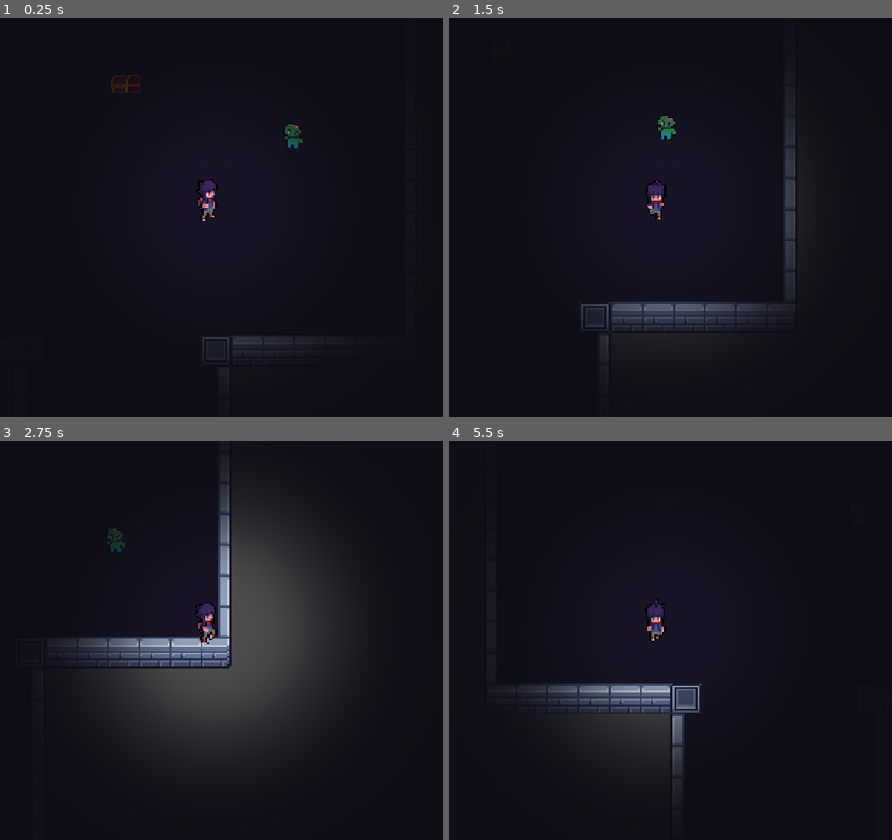
Above: before the commit, frames 1-4 (two rows, left to right).
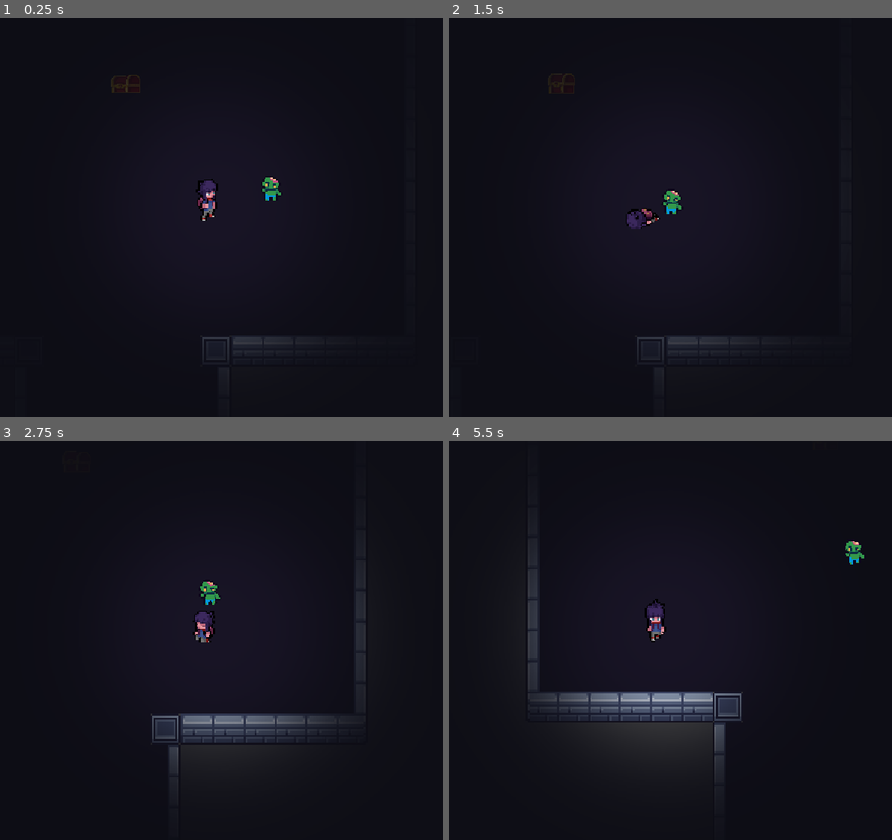
Above: after the commit, the same moments.

Repository: ImStellar0408/Haven-Game-Pepito
Game: Godot game, scene res://scenes/level_base.tscn
Two runs of this game, one before a commit and one after it. Both use one fixed random seed, a clock stepped at 60 frames per second and the inputs below.
Inputs:
- Up to frame 1 (0.25 s): no input
- Up to frame 2 (1.5 s): hold D (right) 0.53-1.28 s; hold E (interact) 0.53-1.28 s; hold S (down) from 1.28 s (still down); tap E (interact) at 1.35 s
- Up to frame 3 (2.75 s): release S (down) at 2.03 s; hold D (right) from 2.03 s (still down); hold E (interact) from 2.03 s (still down)
- Up to frame 4 (5.5 s): release D (right) at 2.78 s; release E (interact) at 2.78 s; hold W (up) 2.78-3.53 s; tap E (interact) at 2.85, 4.35 s; hold E (interact) 3.53-4.28 s; hold A (left) 3.53-5.03 s; hold S (down) from 5.03 s (still down); hold E (interact) from 5.03 s (still down)

The runs differ from the first frame. In frame 1, 0.3% of the frame differs, in the area x 59-69%, y 26-46%; in frame 2, 4.3%; in frame 3, 17%, in the area x 13-83%, y 7-84%; in frame 4, 4.1%.

Commit message:
Muerte

Diff:
--- a/las-flipantes-aventuras-de-pepita-el-humano-/player.gd
+++ b/las-flipantes-aventuras-de-pepita-el-humano-/player.gd
@@ -51,4 +51,7 @@
 
 
 func die() -> void:
+	set_physics_process(false)
 	animated_sprite_2d.play("die")
+	await $AnimatedSprite2D.animation_finished
+	Global.bounce_back()
--- a/las-flipantes-aventuras-de-pepita-el-humano-/scenes/Player.tscn
+++ b/las-flipantes-aventuras-de-pepita-el-humano-/scenes/Player.tscn
@@ -323,7 +323,7 @@
 "duration": 1.0,
 "texture": SubResource("AtlasTexture_0rnld")
 }],
-"loop": 1,
+"loop": 0,
 "name": &"die",
 "speed": 7.0
 }, {
@@ -561,7 +561,7 @@
 }]
 
 [sub_resource type="CapsuleShape2D" id="CapsuleShape2D_dty56"]
-radius = 3.6666667
+radius = 4.3333335
 height = 18.666668
 
 [sub_resource type="Animation" id="Animation_70d11"]
@@ -601,7 +601,7 @@
 &"pepito camipito": SubResource("Animation_cw2d6")
 }
 
-[node name="CharacterBody2D" type="CharacterBody2D" unique_id=1188625172 groups=["player"]]
+[node name="Player" type="CharacterBody2D" unique_id=1188625172 groups=["player"]]
 rotation = -0.08726646
 scale = Vector2(3, 3)
 script = ExtResource("1_cxr5p")
@@ -610,7 +610,6 @@
 [node name="AnimatedSprite2D" type="AnimatedSprite2D" parent="." unique_id=1952971173]
 sprite_frames = SubResource("SpriteFrames_dty56")
 animation = &"die"
-frame_progress = 0.52799565
 
 [node name="CollisionShape2D" type="CollisionShape2D" parent="." unique_id=1983604738]
 position = Vector2(0.3333333, -1.3333334)
--- /dev/null
+++ b/las-flipantes-aventuras-de-pepita-el-humano-/scenes/Zombie - copia.tscn
@@ -0,0 +1,79 @@
+[gd_scene format=3 uid="uid://2hyxg316kjna"]
+
+[ext_resource type="Script" uid="uid://ct5vuo45befns" path="res://scenes/zombie___copia.gd" id="1_4d5nb"]
+[ext_resource type="Texture2D" uid="uid://dlfuxvjvky1ld" path="res://Sprites/zombie/1Zombie-Idle.png" id="1_mauhj"]
+
+[sub_resource type="RectangleShape2D" id="RectangleShape2D_dty56"]
+size = Vector2(10, 15)
+
+[sub_resource type="CircleShape2D" id="CircleShape2D_dqd6t"]
+radius = 12.671053
+
+[sub_resource type="Animation" id="Animation_t3ikf"]
+length = 0.001
+tracks/0/type = "value"
+tracks/0/imported = false
+tracks/0/enabled = true
+tracks/0/path = NodePath("Sprite2D:rotation")
+tracks/0/interp = 1
+tracks/0/loop_wrap = true
+tracks/0/keys = {
+"times": PackedFloat32Array(0),
+"transitions": PackedFloat32Array(1),
+"update": 0,
+"values": [-0.08726646]
+}
+
+[sub_resource type="Animation" id="Animation_yaogc"]
+resource_name = "zombi_camizombi"
+loop_mode = 1
+tracks/0/type = "value"
+tracks/0/imported = false
+tracks/0/enabled = true
+tracks/0/path = NodePath("Sprite2D:rotation")
+tracks/0/interp = 1
+tracks/0/loop_wrap = true
+tracks/0/keys = {
+"times": PackedFloat32Array(0, 0.43333334),
+"transitions": PackedFloat32Array(-2, -2),
+"update": 0,
+"values": [-0.08726646, 0.08726646]
+}
+
+[sub_resource type="AnimationLibrary" id="AnimationLibrary_siap5"]
+_data = {
+&"RESET": SubResource("Animation_t3ikf"),
+&"zombi_camizombi": SubResource("Animation_yaogc")
+}
+
+[sub_resource type="CircleShape2D" id="CircleShape2D_w1hta"]
+radius = 48.99887
+
+[node name="zombi" type="CharacterBody2D" unique_id=1659377620]
+scale = Vector2(3, 3)
+script = ExtResource("1_4d5nb")
+
+[node name="Sprite2D" type="Sprite2D" parent="." unique_id=1139163116]
+rotation = -0.08726646
+texture = ExtResource("1_mauhj")
+hframes = 8
+vframes = 4
+
+[node name="CollisionShape2D" type="CollisionShape2D" parent="." unique_id=1256628762]
+position = Vector2(0, 1.5)
+shape = SubResource("RectangleShape2D_dty56")
+
+[node name="HitZone" type="Area2D" parent="." unique_id=1389852996]
+
+[node name="CollisionShape2D" type="CollisionShape2D" parent="HitZone" unique_id=1115047275]
+shape = SubResource("CircleShape2D_dqd6t")
+
+[node name="AnimationPlayer" type="AnimationPlayer" parent="." unique_id=1335009402]
+libraries/ = SubResource("AnimationLibrary_siap5")
+
+[node name="sight" type="Area2D" parent="." unique_id=1109283094]
+
+[node name="CollisionShape2D" type="CollisionShape2D" parent="sight" unique_id=1448212975]
+shape = SubResource("CircleShape2D_w1hta")
+
+[connection signal="body_entered" from="sight" to="." method="_on_sight_body_entered"]
--- a/las-flipantes-aventuras-de-pepita-el-humano-/scenes/Zombie.tscn
+++ b/las-flipantes-aventuras-de-pepita-el-humano-/scenes/Zombie.tscn
@@ -46,9 +46,6 @@
 &"zombi_camizombi": SubResource("Animation_yaogc")
 }
 
-[sub_resource type="CircleShape2D" id="CircleShape2D_w1hta"]
-radius = 53.675983
-
 [node name="zombi" type="CharacterBody2D" unique_id=1659377620]
 scale = Vector2(3, 3)
 script = ExtResource("2_g6hu2")
@@ -64,16 +61,10 @@
 shape = SubResource("RectangleShape2D_dty56")
 
 [node name="HitZone" type="Area2D" parent="." unique_id=1389852996]
+visible = false
 
 [node name="CollisionShape2D" type="CollisionShape2D" parent="HitZone" unique_id=1115047275]
 shape = SubResource("CircleShape2D_dqd6t")
 
 [node name="AnimationPlayer" type="AnimationPlayer" parent="." unique_id=1335009402]
 libraries/ = SubResource("AnimationLibrary_siap5")
-
-[node name="sight" type="Area2D" parent="." unique_id=1109283094]
-
-[node name="CollisionShape2D" type="CollisionShape2D" parent="sight" unique_id=1448212975]
-shape = SubResource("CircleShape2D_w1hta")
-
-[connection signal="body_shape_entered" from="sight" to="." method="_on_sight_body_shape_entered"]
--- a/las-flipantes-aventuras-de-pepita-el-humano-/scenes/level_base.tscn
+++ b/las-flipantes-aventuras-de-pepita-el-humano-/scenes/level_base.tscn
@@ -432,8 +432,8 @@
 [node name="Door" parent="." unique_id=1773786728 instance=ExtResource("4_6k8qy")]
 position = Vector2(510, 1245)
 
-[node name="CharacterBody2D2" parent="." unique_id=1659377620 instance=ExtResource("5_evabm")]
-position = Vector2(807, 292)
-
 [node name="CharacterBody2D" parent="." unique_id=1188625172 instance=ExtResource("6_qurbw")]
 position = Vector2(628, 430)
+
+[node name="zombi" parent="." unique_id=1659377620 instance=ExtResource("5_evabm")]
+position = Vector2(773, 399)
--- /dev/null
+++ b/las-flipantes-aventuras-de-pepita-el-humano-/scenes/zombie_(2).tscn
@@ -0,0 +1,3 @@
+[gd_scene format=3 uid="uid://bl1yichfbqff8"]
+
+[node name="zombie (2)" type="CharacterBody2D" unique_id=971326933]
--- /dev/null
+++ b/las-flipantes-aventuras-de-pepita-el-humano-/scenes/zombie___copia.gd
@@ -0,0 +1,17 @@
+extends CharacterBody2D
+
+
+const SPEED = 300.0
+
+func _physics_process(delta: float) -> void:
+
+
+	move_and_slide()
+
+
+
+
+
+func _on_sight_body_entered(body: Node2D) -> void:
+	if body.name == "player":
+		print("player")
--- a/las-flipantes-aventuras-de-pepita-el-humano-/zombi.gd
+++ b/las-flipantes-aventuras-de-pepita-el-humano-/zombi.gd
@@ -17,11 +17,4 @@
 
 func _on_hit_zone_body_entered(body: Node) -> void:
 	if body.is_in_group("player"):
-		Global.bounce_back()
-
-
-
-
-func _on_sight_body_shape_entered(body_rid: RID, body: Node2D, body_shape_index: int, local_shape_index: int) -> void:
-	if body.name == "Player":
-		print("te toque")
+		body.die()
Not shown, added: las-flipantes-aventuras-de-pepita-el-humano-/scenes/zombie___copia.gd.uid
